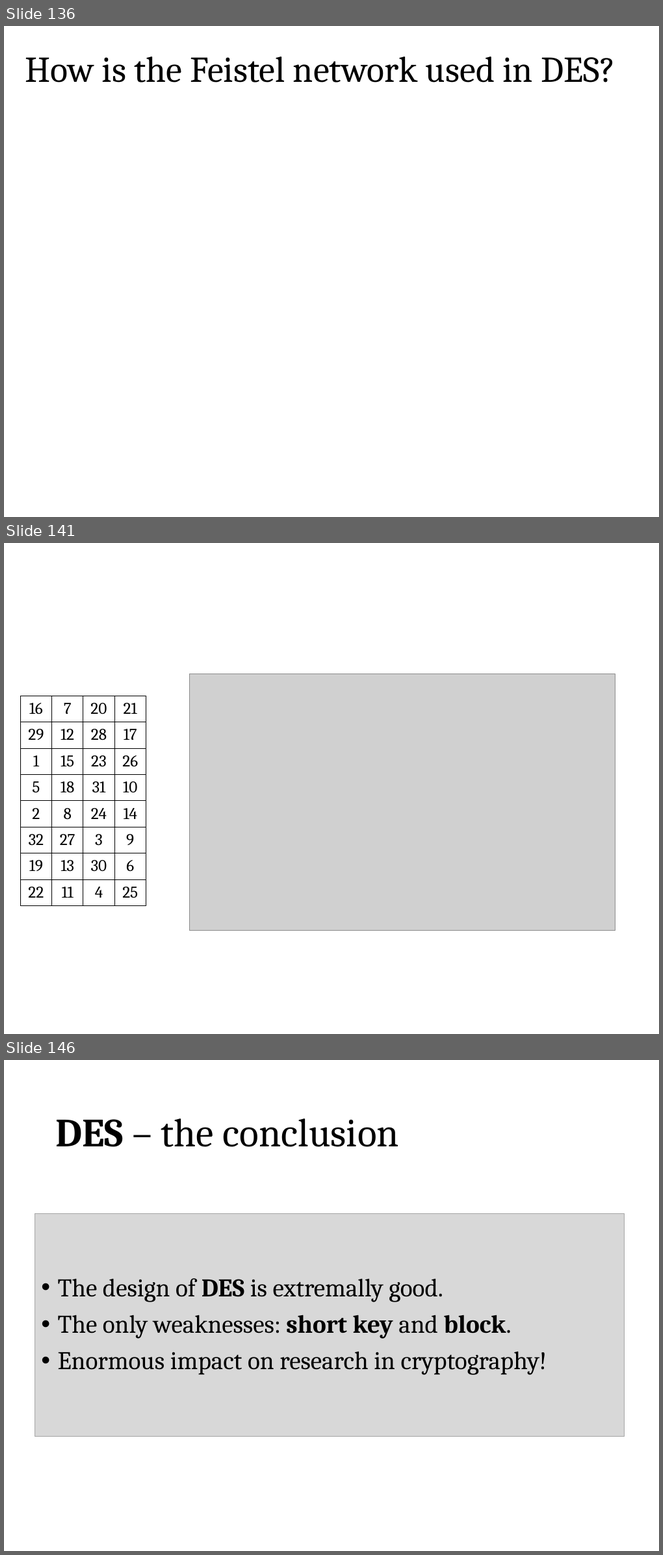
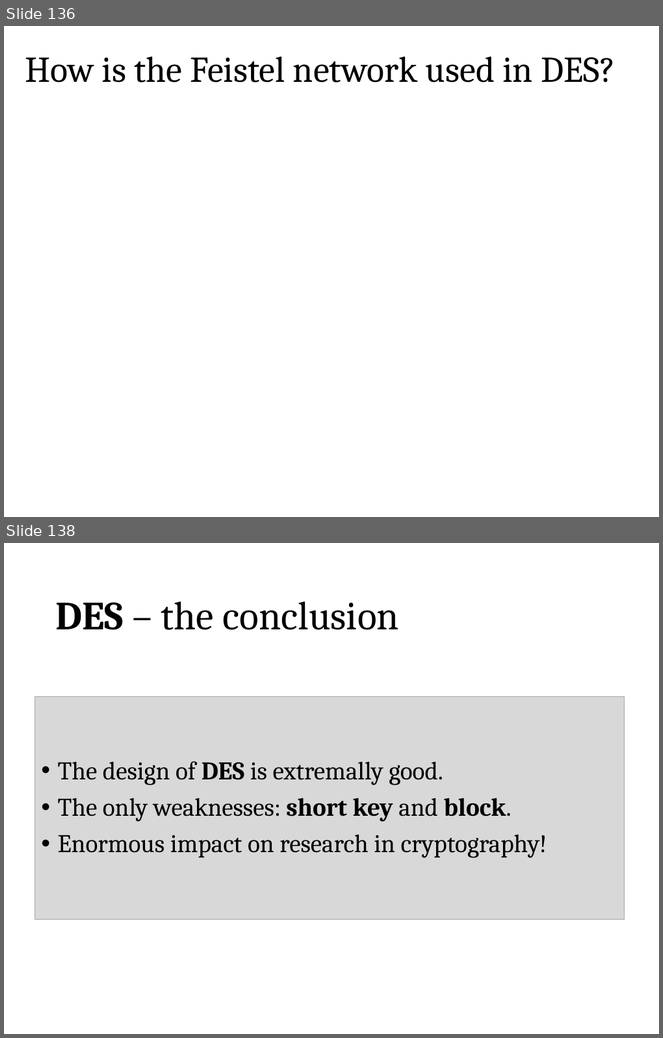
Before and after one commit to sdziembowski/cryptography-I-2026, a slide deck: Slides/chapter02.pptx. Shown one above the other, each under a label of ours: slides 136, 141 and 146 before the commit, slides 136 and 138 after it; the slides between them are not shown. The pictures are 663x1555 and 663x1038 pixels, drawn with LibreOffice and Linux fonts; fonts in the diff are those of the drawing; grey boxes stand for pictures. Boxes give left, top, right and bottom in pixels: in the first picture for what was removed or moved away, otherwise in the second. Text is boxed around its words. In the diff, an @@ line names an element or a change of style, - is before the commit and + after.

```diff
--- a/Slides/chapter02.pptx
+++ b/Slides/chapter02.pptx
@@ slide 141 removed at [4,543,659,1034], background #FFFFFF @@
@@ picture removed at [189,674,615,931] @@
@@ table removed at [20,696,146,906], 8 rows, 4 columns @@
-16 | 7 | 20 | 21
-29 | 12 | 28 | 17
-1 | 15 | 23 | 26
-5 | 18 | 31 | 10
-2 | 8 | 24 | 14
-32 | 27 | 3 | 9
-19 | 13 | 30 | 6
-22 | 11 | 4 | 25
@@ what was slide 146 is now slide 138 @@
```
Also in this commit, not shown: 26 slides changed, 2 slides added, 9 other slides removed, 1 other file.
